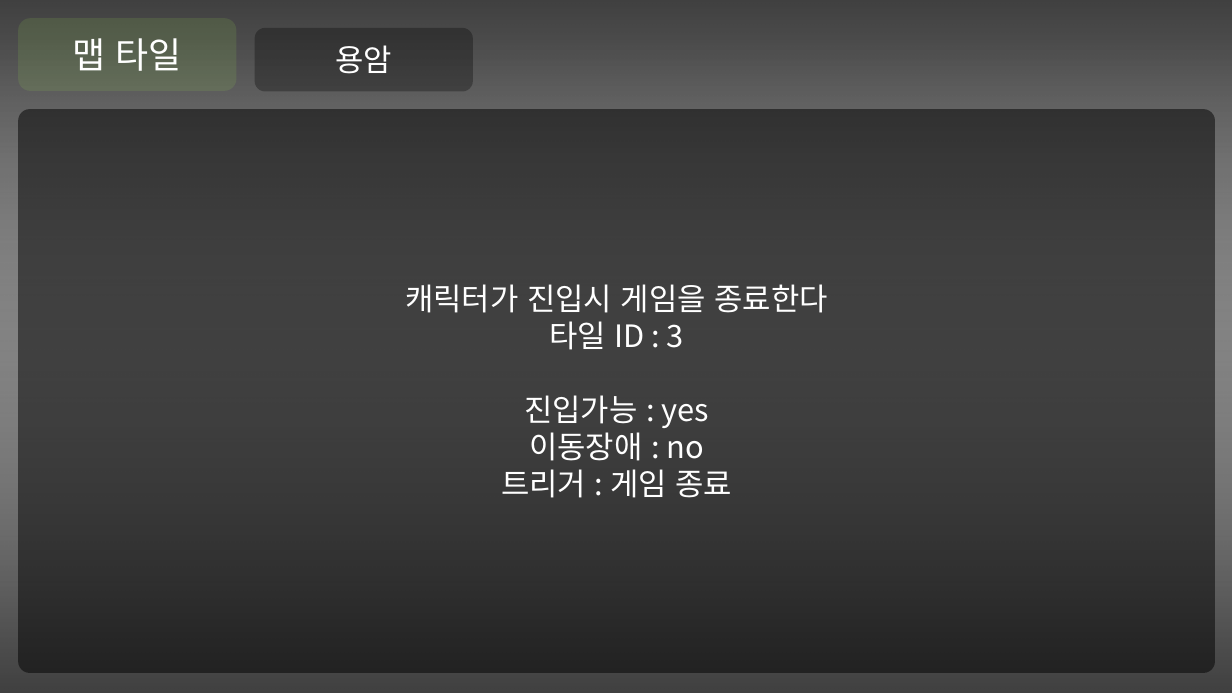
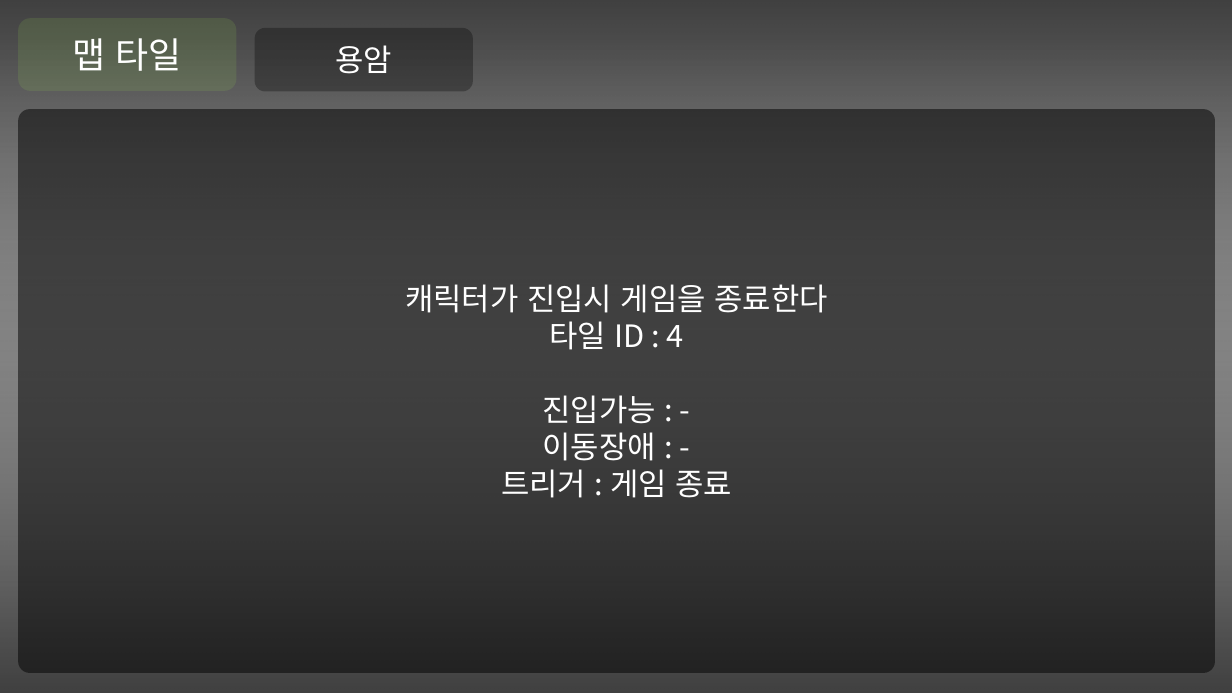
Before and after one commit to Niiok/inha_2021, a slide deck: slide 30 of Console_game/May7ppt.pptm. Drawn at 1232x693 pixels with LibreOffice and Linux fonts; fonts in the diff are those of the drawing. Boxes give left, top, right and bottom in pixels: in the first picture for what was removed or moved away, otherwise in the second. Text is boxed around its words. In the diff, an @@ line names an element or a change of style, - is before the commit and + after.

```diff
--- a/Console_game/May7ppt.pptm
+++ b/Console_game/May7ppt.pptm
@@ text in rounded rectangle at [542, 321, 684, 461]: text changed @@
-타일 ID : 3
-진입가능 : yes
-이동장애 : no
+타일 ID : 4
+진입가능 : -
+이동장애 : -
```
Also in this commit, not shown: 8 other slides changed, 2 slides added, 1 slide removed, 8 other files.
